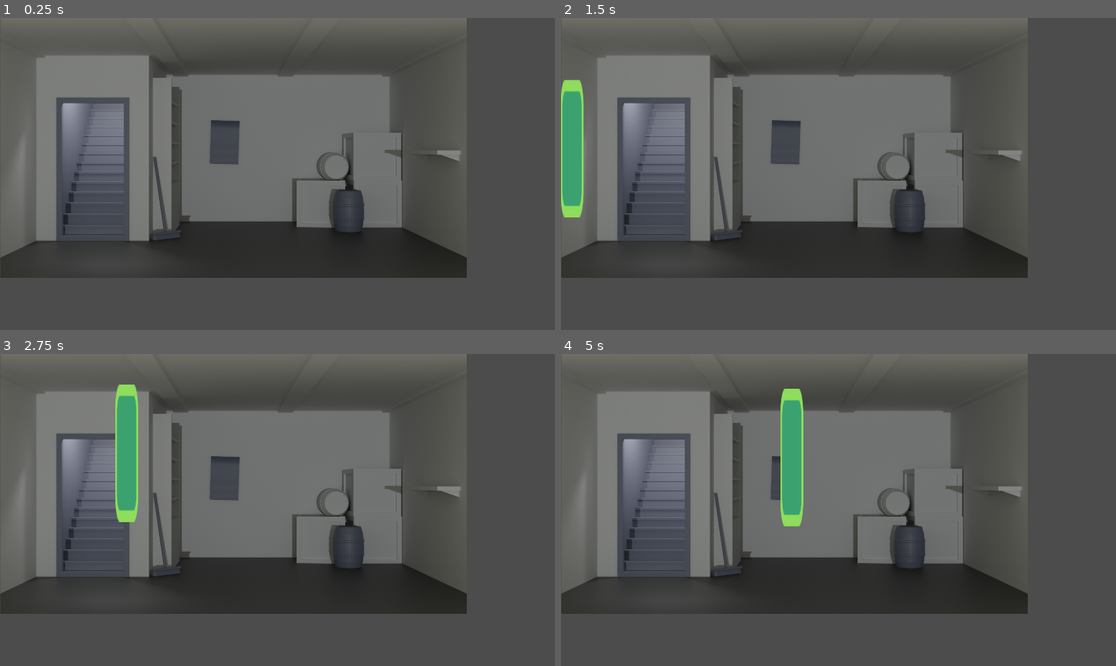
Above: before the commit, frames 1-4 (two rows, left to right).
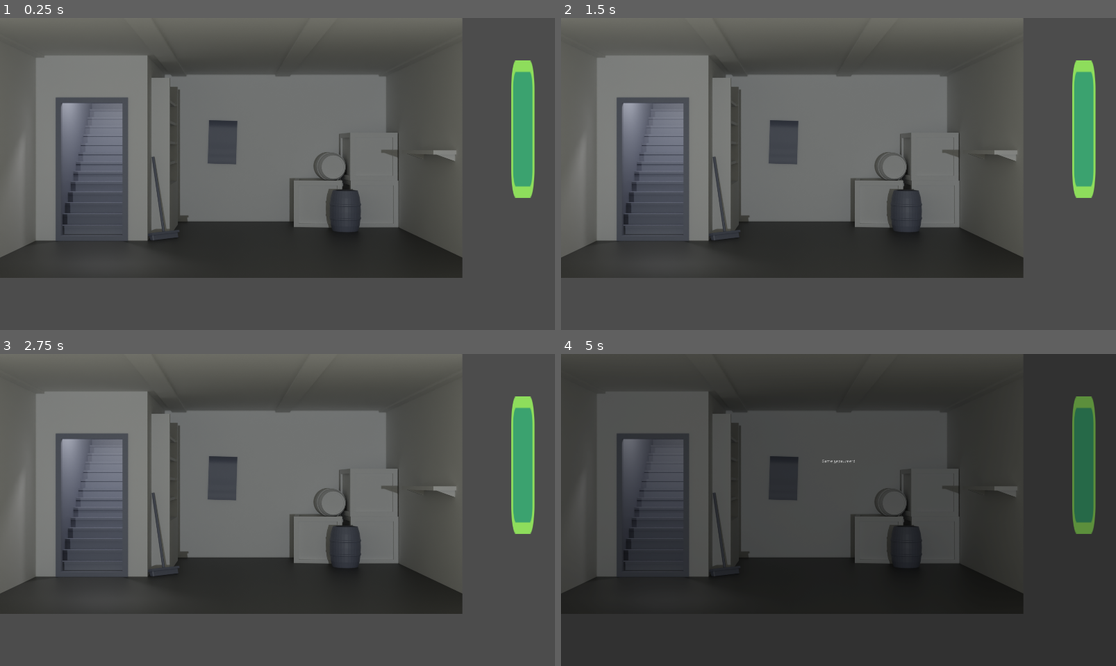
Above: after the commit, the same moments.

Repository: Drelofs/Historic_Roman
Game: Godot game, scene res://levels/demo/demo.tscn
The game is run twice, just before and just after one commit, with the same random seed, the same clock (stepped at 60 frames per second) and the same inputs.
Inputs (mouse positions are in pixels of both pictures, inside the frame that each line leads up to):
- Up to frame 1 (0.25 s): no input
- Up to frame 2 (1.5 s): tap Enter at 0.5 s; move the mouse to (960, 158) at 0.52 s; click (960, 158) at 0.67 s; tap Space at 1.25 s; move the mouse to (727, 189) at 1.27 s; click (727, 189) at 1.42 s
- Up to frame 3 (2.75 s): move the mouse to (333, 441) at 2.02 s; click (333, 441) at 2.17 s
- Up to frame 4 (5 s): move the mouse to (810, 572) at 2.77 s; click (810, 572) at 2.92 s; move the mouse to (1005, 556) at 3.52 s; click (1005, 556) at 3.67 s; tap P (pause, bound only after the commit) at 4.15 s; move the mouse to (672, 463) at 4.27 s; click (672, 463) at 4.42 s

The runs differ from the first frame. In frame 1, 4.1% of the frame differs, in the area x 10-97%, y 0-84%; in frame 2, 5.8%; in frame 3, 5.7%; in frame 4, 84%, in the area x 0-100%, y 0-100%.

Commit message:
Changes test

Diff:
--- a/Interface/Pausescreen.tscn
+++ b/Interface/Pausescreen.tscn
@@ -38,3 +38,16 @@
 margin_bottom = 175.0
 text = "Game gepauzeerd"
 align = 1
+
+[node name="MarginContainer" type="MarginContainer" parent="."]
+anchor_left = 0.5
+anchor_top = 0.5
+anchor_right = 0.5
+anchor_bottom = 0.5
+margin_left = -352.0
+margin_top = -286.0
+margin_right = 352.0
+margin_bottom = 286.0
+__meta__ = {
+"_edit_use_anchors_": false
+}
--- a/entities/Actors/Player.tscn
+++ b/entities/Actors/Player.tscn
@@ -12,36 +12,6 @@
 
 var target = Vector2()
 var velocity = Vector2()
-
-var path : = PoolVector2Array() setget set_path
-
-func _ready() -> void:
-	set_process(false)
-
-func _process(delta: float) -> void:
-	var move_distance : = speed * delta
-	move_along_path(move_distance)
-
-func move_along_path(distance : float) -> void:
-	var start_point : = position
-	for i in range(path.size()):
-		var distance_to_next : = start_point.distance_to(path[0])
-		if distance <= distance_to_next and distance >= 0.0:
-			position = start_point.linear_interpolate(path[0], distance / distance_to_next)
-			break
-		elif distance < 0.0:
-			position = path[0]
-			set_process(false)
-			break
-		distance -= distance_to_next
-		start_point = path[0]
-		path.remove(0)
-
-func set_path(value: PoolVector2Array):
-	path = value
-	if value.size() == 0:
-		return
-	set_process(true)
 
 func _unhandled_input(event):
 	if event.is_action_pressed(\"left_click\"):
@@ -64,6 +34,14 @@
 	else:
 		moving = false
 
+	#if event.is_action_pressed(\"left_click\"):
+	#	target = get_global_mouse_position()
+
+	#velocity = (target - position).normalized() * speed
+	#if (target - position).length() > 5:
+	#	velocity = move_and_slide(velocity)
+	#if Input.is_action_pressed(\"left_click\"):
+	#	move_and_slide(get_global_mouse_position())
 "
 
 [sub_resource type="RectangleShape2D" id=2]
--- a/levels/demo/demo.tscn
+++ b/levels/demo/demo.tscn
@@ -5,29 +5,56 @@
 [ext_resource path="res://sprites/tileset.png" type="Texture" id=3]
 [ext_resource path="res://Interface/Pausescreen.tscn" type="PackedScene" id=4]
 
-[sub_resource type="NavigationPolygon" id=1]
-vertices = PoolVector2Array( 1633.26, 862.913, 1918.15, 1012.14, 1915.14, 1060.37, 1361.94, 926.221, 1194.63, 861.405, 1069.52, 914.162, 778.603, 871.957, 936.874, 972.949, 748.456, 948.831, 20.411, 1057.36, 21.9184, 1016.66, 1155.44, 1030.23, 157.579, 947.324 )
-polygons = [ PoolIntArray( 0, 1, 2, 3, 4 ), PoolIntArray( 4, 3, 5, 6 ), PoolIntArray( 6, 5, 7, 8 ), PoolIntArray( 2, 9, 10, 11 ), PoolIntArray( 11, 3, 2 ), PoolIntArray( 8, 7, 11, 10, 12 ) ]
-outlines = [ PoolVector2Array( 21.9184, 1016.66, 157.579, 947.324, 748.456, 948.831, 778.603, 871.957, 1194.63, 861.405, 1633.26, 862.913, 1918.15, 1012.14, 1915.14, 1060.37, 20.411, 1057.36 ), PoolVector2Array( 936.874, 972.949, 1069.52, 914.162, 1361.94, 926.221, 1155.44, 1030.23 ) ]
+[sub_resource type="TileSet" id=1]
+0/name = "tileset.png 0"
+0/texture = ExtResource( 3 )
+0/tex_offset = Vector2( 0, 0 )
+0/modulate = Color( 1, 1, 1, 1 )
+0/region = Rect2( 0, 0, 80, 80 )
+0/tile_mode = 0
+0/occluder_offset = Vector2( 0, 0 )
+0/navigation_offset = Vector2( 0, 0 )
+0/shape_offset = Vector2( 0, 0 )
+0/shape_transform = Transform2D( 1, 0, 0, 1, 0, 0 )
+0/shape_one_way = false
+0/shape_one_way_margin = 0.0
+0/shapes = [  ]
+0/z_index = 0
+1/name = "demo_room.png 1"
+1/texture = ExtResource( 2 )
+1/tex_offset = Vector2( 0, 0 )
+1/modulate = Color( 1, 1, 1, 1 )
+1/region = Rect2( 1040, 960, 80, 80 )
+1/tile_mode = 0
+1/occluder_offset = Vector2( 0, 0 )
+1/navigation_offset = Vector2( 0, 0 )
+1/shape_offset = Vector2( 0, 0 )
+1/shape_transform = Transform2D( 1, 0, 0, 1, 0, 0 )
+1/shape_one_way = false
+1/shape_one_way_margin = 0.0
+1/shapes = [  ]
+1/z_index = 0
 
 [node name="Level1" type="Node2D"]
-script = ExtResource( 3 )
 
-[node name="demo_room2" type="Sprite" parent="."]
-position = Vector2( 969.114, 540.331 )
-scale = Vector2( 1.0086, 1 )
+[node name="demo_room" type="TextureRect" parent="."]
+anchor_right = 1.0
+anchor_bottom = 1.0
+margin_right = 1920.0
+margin_bottom = 1080.0
 texture = ExtResource( 2 )
+__meta__ = {
+"_edit_use_anchors_": false
+}
 
-[node name="Floor" type="Navigation2D" parent="."]
-
-[node name="NavigationPolygonInstance" type="NavigationPolygonInstance" parent="Floor"]
-navpoly = SubResource( 1 )
-
-[node name="Line2D" type="Line2D" parent="."]
-default_color = Color( 0.941176, 0.0941176, 0.0941176, 1 )
+[node name="TileMap" type="TileMap" parent="."]
+tile_set = SubResource( 1 )
+cell_size = Vector2( 80, 80 )
+format = 1
 
 [node name="Player" parent="." instance=ExtResource( 1 )]
-position = Vector2( -178.944, 863.186 )
+position = Vector2( 2170.38, 747.31 )
+z_index = 10
 
 [node name="Camera2D" type="Camera2D" parent="."]
 anchor_mode = 0
--- a/project.godot
+++ b/project.godot
@@ -15,7 +15,7 @@
 
 [application]
 
-config/name="Test Historische Roman"
+config/name="Historische Roman"
 run/main_scene="res://levels/demo/demo.tscn"
 config/icon="res://icon.png"
 
@@ -32,3 +32,9 @@
 "events": [ Object(InputEventMouseButton,"resource_local_to_scene":false,"resource_name":"","device":0,"alt":false,"shi …(212 unchanged characters)…
  ]
 }
+pause={
+"deadzone": 0.5,
+"events": [ Object(InputEventKey,"resource_local_to_scene":false,"resource_name":"","device":0,"alt":false,"shift":false,"control":false,"meta":false,"command":false,"pressed":false,"scancode":80,"unicode":0,"echo":false,"script":null)
+, Object(InputEventKey,"resource_local_to_scene":false,"resource_name":"","device":0,"alt":false,"shift":false,"control":false,"meta":false,"command":false,"pressed":false,"scancode":16777217,"unicode":0,"echo":false,"script":null)
+ ]
+}
